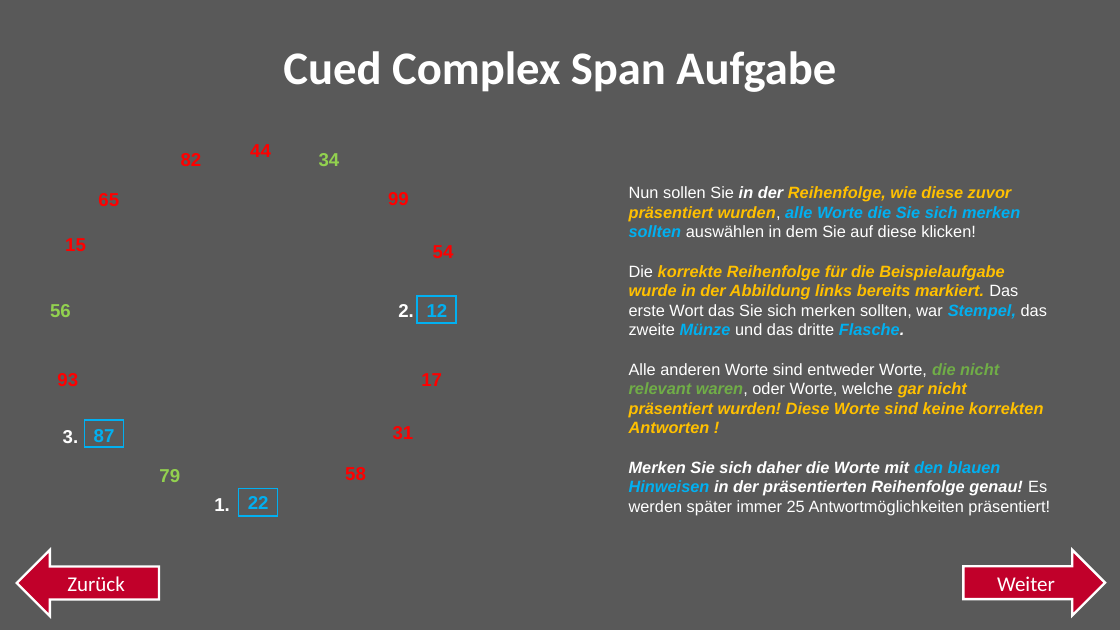
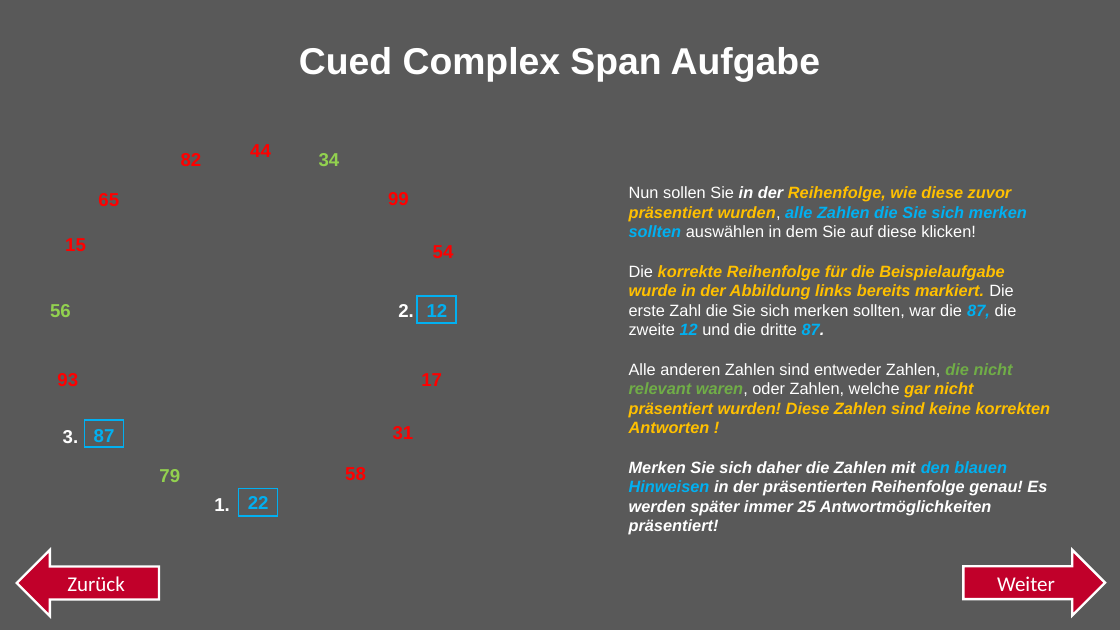
Before and after one commit to jgman86/neurocognitive-psychometrics, a slide deck: slide 18 of M3-Suite/Instructions/German/Instructions.pptx. Drawn at 1120x630 pixels with LibreOffice and Linux fonts; fonts in the diff are those of the drawing. Boxes give left, top, right and bottom in pixels: in the first picture for what was removed or moved away, otherwise in the second. Text is boxed around its words. In the diff, an @@ line names an element or a change of style, - is before the commit and + after.

```diff
--- a/M3-Suite/Instructions/German/Instructions.pptx
+++ b/M3-Suite/Instructions/German/Instructions.pptx
@@ text "Cued Complex Span Aufgabe": place and size @@
-text "Cued Complex Span Aufgabe" at (283, 51, 836, 92)
+text "Cued Complex Span Aufgabe" at (299, 47, 820, 82)
@@ text "Cued Complex Span Aufgabe" at (299, 47, 820, 82): size 40 to 32 pt, font Calibri to Arial @@
@@ text at (629, 186, 1051, 535): text changed @@
-Nun sollen Sie in der Reihenfolge, wie diese zuvor präsentiert wurden, alle Worte die Sie sich merken sollten auswählen in dem Sie auf diese klicken!
-Die korrekte Reihenfolge für die Beispielaufgabe wurde in der Abbildung links bereits markiert. Das erste Wort das Sie sich merken sollten, war Stempel, das zweite Münze und das dritte Flasche.
-Alle anderen Worte sind entweder Worte, die nicht relevant waren, oder Worte, welche gar nicht präsentiert wurden! Diese Worte sind keine korrekten Antworten !
-Merken Sie sich daher die Worte mit den blauen Hinweisen in der präsentierten Reihenfolge genau! Es werden später immer 25 Antwortmöglichkeiten präsentiert!
+Nun sollen Sie in der Reihenfolge, wie diese zuvor präsentiert wurden, alle Zahlen die Sie sich merken sollten auswählen in dem Sie auf diese klicken!
+Die korrekte Reihenfolge für die Beispielaufgabe wurde in der Abbildung links bereits markiert. Die erste Zahl die Sie sich merken sollten, war die 87, die zweite 12 und die dritte 87.
+Alle anderen Zahlen sind entweder Zahlen, die nicht relevant waren, oder Zahlen, welche gar nicht präsentiert wurden! Diese Zahlen sind keine korrekten Antworten !
+Merken Sie sich daher die Zahlen mit den blauen Hinweisen in der präsentierten Reihenfolge genau! Es werden später immer 25 Antwortmöglichkeiten präsentiert!
```
Also in this commit, not shown: 2 other slides changed, 7 other files.
